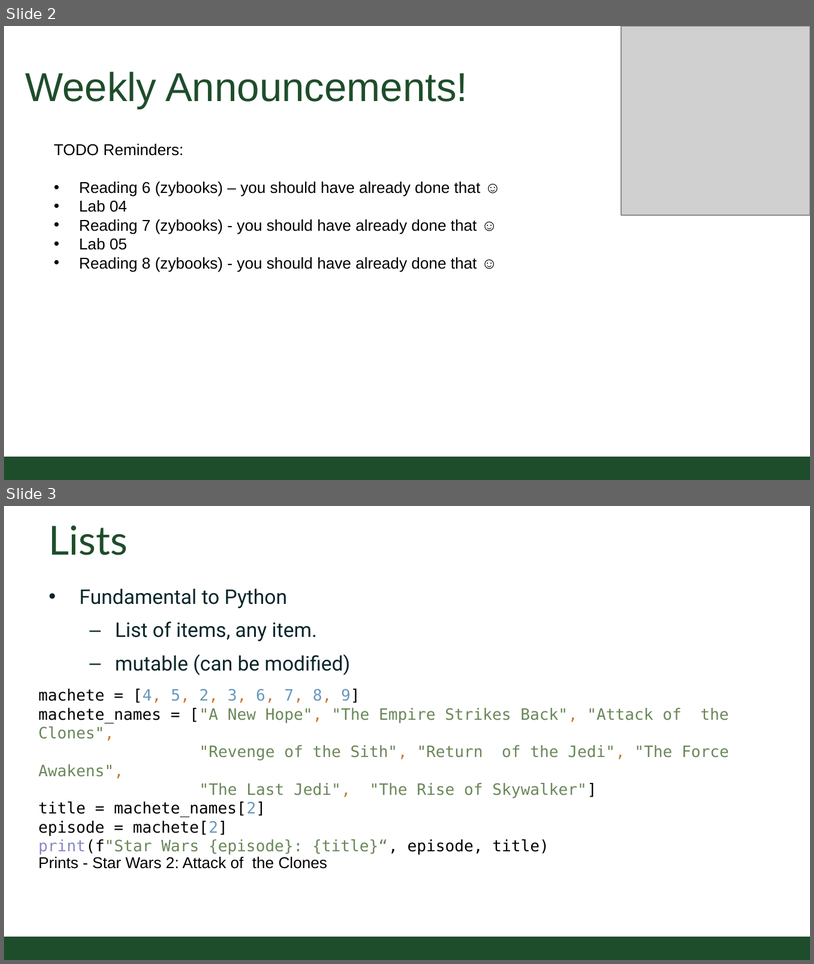
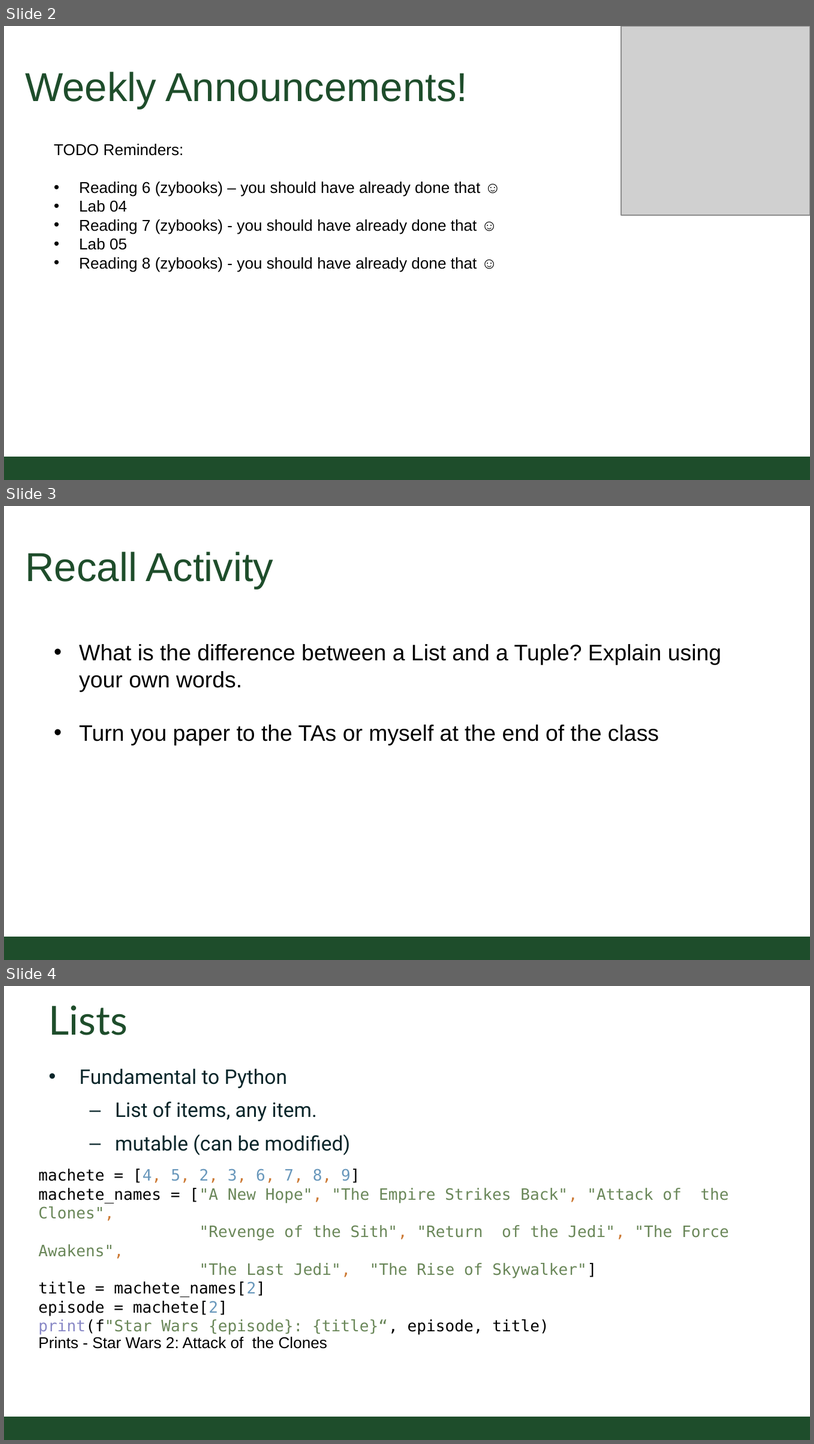
Before and after one commit to CSU-CS152/Handouts, a slide deck: 05_03ListsTuplesCS152.pptx. Shown one above the other, each under a label of ours: slides 2 and 3 before the commit, slides 2, 3 and 4 after it. The pictures are 814x964 and 814x1444 pixels, drawn with LibreOffice and Linux fonts; fonts in the diff are those of the drawing; grey boxes stand for pictures; background and template pictures are left out. Boxes give left, top, right and bottom in pixels: in the first picture for what was removed or moved away, otherwise in the second. Text is boxed around its words. In the diff, an @@ line names an element or a change of style, - is before the commit and + after.

Commit message:
Updated lecture

```diff
--- a/05_03ListsTuplesCS152.pptx
+++ b/05_03ListsTuplesCS152.pptx
@@ slide 3 added at [4,506,810,960], background #FFFFFF; not listed: 1 template element that a slide beside it also shows @@
@@ title added at [25,552,274,589], 36 pt, text #1E4D2B @@
+Recall Activity
@@ text added at [79,644,722,745], 20 pt, text #000000 @@
+• What is the difference between a List and a Tuple? Explain using your own words.
+• Turn you paper to the TAs or myself at the end of the class
@@ what was slide 3 is now slide 4 @@
```
